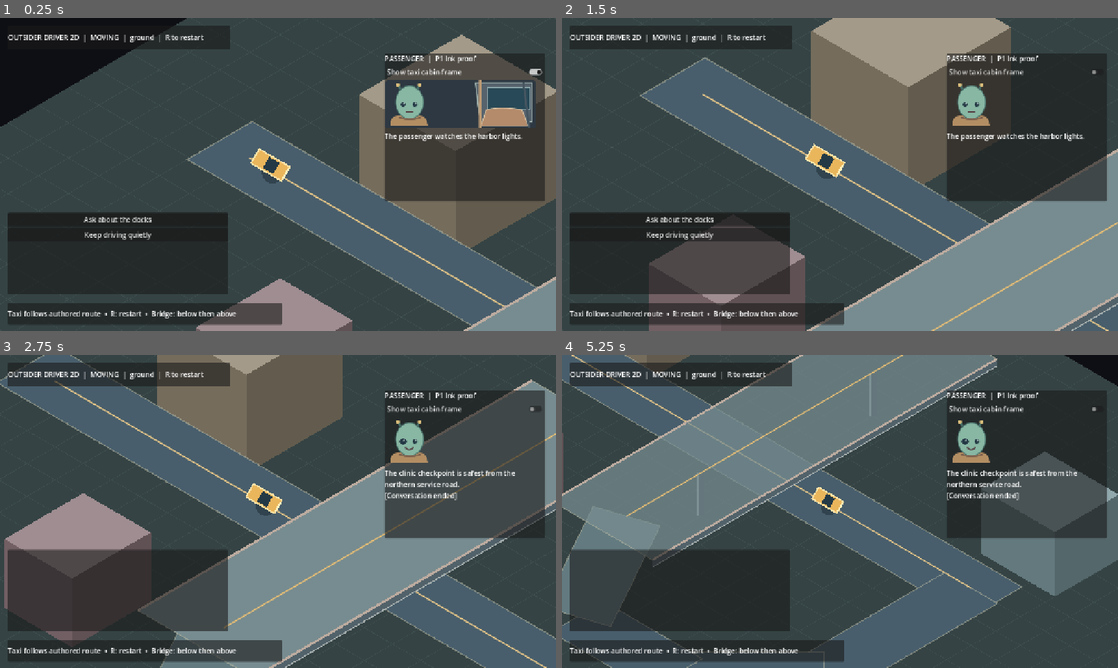
Above: before the commit, frames 1-4 (two rows, left to right).
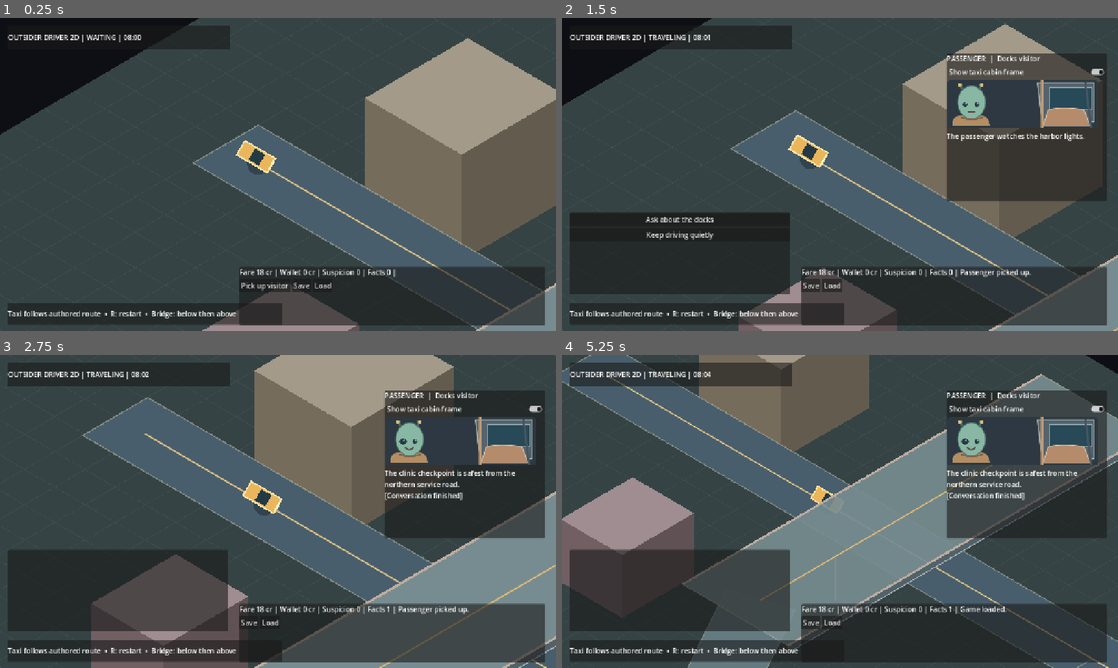
Above: after the commit, the same moments.

Repository: MohamedXIV/outsider-driver-2d
Game: Godot game, scene res://scenes/main.tscn
The game is run twice, just before and just after one commit, with the same random seed, the same clock (stepped at 60 frames per second) and the same inputs.
Inputs (mouse positions are in pixels of both pictures, inside the frame that each line leads up to):
- Up to frame 1 (0.25 s): no input
- Up to frame 2 (1.5 s): click (1029, 71) at 0.5 s, where only the run before the commit has a clickable "Show taxi cabin frame"; click (828, 284) at 1.25 s, where only the run after the commit has a clickable "Pick up visitor"
- Up to frame 3 (2.75 s): click "Ask about the docks" at 2 s
- Up to frame 4 (5.25 s): click (812, 621) at 2.75 s, where only the run after the commit has a clickable "Save"; click (834, 621) at 3.5 s, where only the run after the commit has a clickable "Load"; click "Show taxi cabin frame" at 4.25 s; click "Show taxi cabin frame" at 5 s

The runs differ from the first frame. In frame 1, 36% of the frame differs, in the area x 0-100%, y 0-100%; in frame 2, 45%; in frame 3, 56%; in frame 4, 61%.

Commit message:
P1.3: playable authored taxi ride, durable save and one-time fare
* feat(p1): authoritative taxi ride, social consequences and version-one save contract

* feat(p1): persist and restore exact Ink interpreter state with current dialogue frame

* feat(p1): wire pickup, travel, arrival-safe dropoff and save/load into active scene

* test(p1): verify authoritative ride, state restoration and actual Web journey

* fix(p1): disembark passenger and validate Web save recovery after reload

* feat(p1): authored arrival and strong Web reload/ride consequence acceptance

* ci(p1): expose canonical Ink output before source drift gate

* fix(p1): commit canonical inkjs-compiled arrival story

* docs(p1): record real native and Chromium authored-ride acceptance evidence

Diff:
--- a/scenes/main.tscn
+++ b/scenes/main.tscn
@@ -48,7 +48,7 @@
 
 [node name="PassengerTitle" type="Label" parent="HUD/PassengerPanel/PassengerBody"]
 layout_mode = 2
-text = "PASSENGER  |  P1 Ink proof"
+text = "PASSENGER  |  Docks visitor"
 
 
 [node name="FrameToggle" type="CheckButton" parent="HUD/PassengerPanel/PassengerBody"]
@@ -90,3 +90,35 @@
 
 [node name="ChoiceList" type="VBoxContainer" parent="HUD/ChoicePanel"]
 layout_mode = 2
+
+[node name="RideBar" type="PanelContainer" parent="HUD"]
+offset_left = 551.0
+offset_top = 573.0
+offset_right = 1255.0
+offset_bottom = 707.0
+
+[node name="RideContent" type="VBoxContainer" parent="HUD/RideBar"]
+layout_mode = 2
+
+[node name="RideState" type="Label" parent="HUD/RideBar/RideContent"]
+layout_mode = 2
+text = "Waiting for a shift."
+
+[node name="Actions" type="HBoxContainer" parent="HUD/RideBar/RideContent"]
+layout_mode = 2
+
+[node name="Pickup" type="Button" parent="HUD/RideBar/RideContent/Actions"]
+layout_mode = 2
+text = "Pick up visitor"
+
+[node name="Arrived" type="Button" parent="HUD/RideBar/RideContent/Actions"]
+layout_mode = 2
+text = "Talk at destination"
+
+[node name="Save" type="Button" parent="HUD/RideBar/RideContent/Actions"]
+layout_mode = 2
+text = "Save"
+
+[node name="Load" type="Button" parent="HUD/RideBar/RideContent/Actions"]
+layout_mode = 2
+text = "Load"
--- /dev/null
+++ b/scripts/game_session.gd
@@ -0,0 +1,111 @@
+class_name GameSession
+extends RefCounted
+
+# Canonical P1 ride state. UI, camera and Ink are consumers, never authorities.
+enum RidePhase { WAITING, TRAVELING, ARRIVED, COMPLETED }
+
+const PASSENGER_ID: String = "passenger:docks-visitor"
+const JOB_ID: String = "job:docks-night-clinic"
+const ROUTE_ID: String = "route:docks-clinic-overpass"
+const FARE_CREDITS: int = 18
+const START_MINUTE: float = 8.0 * 60.0
+
+var phase: RidePhase = RidePhase.WAITING
+var world_minutes: float = START_MINUTE
+var credits: int = 0
+var suspicion: int = 0
+var known_facts: Array[String] = []
+var applied_story_events: Array[String] = []
+var ride: TaxiRide
+
+
+func _init() -> void:
+	ride = _create_ride()
+
+
+func _create_ride() -> TaxiRide:
+	var route: Array[Vector3] = [
+		Vector3(-10, 0, 0), Vector3(-2, 0, 0), Vector3(3, 0, 0),
+		Vector3(10, 0, 0), Vector3(10, 0, 6), Vector3(7, 0, 9),
+		Vector3(3, 0, 9), Vector3(2, 1, 6), Vector3(2, 1, -6)
+	]
+	return TaxiRide.new(route)
+
+
+func pickup() -> bool:
+	if phase != RidePhase.WAITING:
+		return false
+	phase = RidePhase.TRAVELING
+	return true
+
+
+func advance(delta: float) -> void:
+	var elapsed: float = maxf(0.0, delta)
+	# Conversation never stops city time; only the taxi stops at arrival.
+	world_minutes += elapsed
+	if phase == RidePhase.TRAVELING:
+		ride.advance(elapsed)
+		if ride.is_finished():
+			phase = RidePhase.ARRIVED
+
+
+func apply_story_tags(event_id: String, tags: Array) -> void:
+	if event_id.is_empty() or applied_story_events.has(event_id):
+		return
+	applied_story_events.append(event_id)
+	for tag in tags:
+		var value: String = str(tag)
+		if value.begins_with("fact:"):
+			var id: String = value.trim_prefix("fact:")
+			if not id.is_empty() and not known_facts.has(id):
+				known_facts.append(id)
+		elif value.begins_with("suspicion:"):
+			suspicion = maxi(0, suspicion + int(value.trim_prefix("suspicion:")))
+
+
+func drop_off() -> bool:
+	if phase != RidePhase.ARRIVED:
+		return false
+	phase = RidePhase.COMPLETED
+	credits += FARE_CREDITS
+	return true
+
+
+func snapshot() -> Dictionary:
+	return {
+		"passenger_id": PASSENGER_ID,
+		"job_id": JOB_ID,
+		"route_id": ROUTE_ID,
+		"phase": int(phase),
+		"world_minutes": world_minutes,
+		"credits": credits,
+		"suspicion": suspicion,
+		"known_facts": known_facts.duplicate(),
+		"applied_story_events": applied_story_events.duplicate(),
+		"ride": ride.snapshot()
+	}
+
+
+func restore_snapshot(value: Dictionary) -> bool:
+	if value.get("passenger_id") != PASSENGER_ID 			or value.get("job_id") != JOB_ID or value.get("route_id") != ROUTE_ID:
+		return false
+	var restored_phase: int = int(value.get("phase", -1))
+	if restored_phase < 0 or restored_phase > int(RidePhase.COMPLETED):
+		return false
+	var fresh_ride: TaxiRide = _create_ride()
+	if not fresh_ride.restore_snapshot(value.get("ride", {})):
+		return false
+	if not value.get("known_facts", null) is Array 			or not value.get("applied_story_events", null) is Array:
+		return false
+	ride = fresh_ride
+	phase = restored_phase as RidePhase
+	world_minutes = float(value.get("world_minutes", START_MINUTE))
+	credits = maxi(0, int(value.get("credits", 0)))
+	suspicion = maxi(0, int(value.get("suspicion", 0)))
+	known_facts.clear()
+	for item in value["known_facts"]:
+		known_facts.append(str(item))
+	applied_story_events.clear()
+	for item in value["applied_story_events"]:
+		applied_story_events.append(str(item))
+	return true
--- a/scripts/main.gd
+++ b/scripts/main.gd
@@ -4,98 +4,199 @@
 @onready var _camera: Camera2D = $Camera2D
 @onready var _status: Label = $HUD/InfoPanel/InfoLabel
 @onready var _passenger_label: Label = $HUD/PassengerPanel/PassengerBody/PassengerText
+@onready var _passenger_panel: PanelContainer = $HUD/PassengerPanel
+@onready var _choice_panel: PanelContainer = $HUD/ChoicePanel
 @onready var _choice_list: VBoxContainer = $HUD/ChoicePanel/ChoiceList
 @onready var _portrait: PassengerPresenter = $HUD/PassengerPanel/PassengerBody/AvatarCanvas
 @onready var _frame_toggle: CheckButton = $HUD/PassengerPanel/PassengerBody/FrameToggle
-
+@onready var _ride_state: Label = $HUD/RideBar/RideContent/RideState
+@onready var _pickup_button: Button = $HUD/RideBar/RideContent/Actions/Pickup
+@onready var _arrival_button: Button = $HUD/RideBar/RideContent/Actions/Arrived
+@onready var _save_button: Button = $HUD/RideBar/RideContent/Actions/Save
+@onready var _load_button: Button = $HUD/RideBar/RideContent/Actions/Load
+
+const STORY_PATH: String = "res://stories/p1_probe.ink.json"
 const PRESENTATION_PREFS: String = "user://passenger_presentation.cfg"
 
-const INK_PROBE_PATH: String = "res://stories/p1_probe.ink.json"
+var _session: GameSession
 var _ink: InkBridge
-
-var _ride: TaxiRide
+var _notice: String = ""
 
 
 func _ready() -> void:
 	_initialize_presentation()
+	_pickup_button.pressed.connect(_on_pickup)
+	_arrival_button.pressed.connect(_on_arrived)
+	_save_button.pressed.connect(_on_save)
+	_load_button.pressed.connect(_on_load)
 	_restart()
-	# Godot is still registering children inside _ready. Ink's singleton is
-	# created only after the scene tree completes this initialization pass.
-	call_deferred("_start_ink")
 
 
 func _process(delta: float) -> void:
-	_ride.advance(delta)
-	var taxi_position: Vector3 = _ride.world_position()
-	var heading: Vector2 = _ride.screen_heading()
-	_world.taxi_world = taxi_position
+	_session.advance(delta)
+	var taxi_world: Vector3 = _session.ride.world_position()
+	var heading: Vector2 = _session.ride.screen_heading()
+	_world.taxi_world = taxi_world
 	_world.taxi_heading = heading
 	_world.queue_redraw()
-
-	# Camera look-ahead follows movement, but shows more context around the crossing.
-	var destination: Vector2 = IsoProjection.project(taxi_position) + heading * 80.0
+	var destination: Vector2 = IsoProjection.project(taxi_world) + heading * 80.0
 	var follow: float = 1.0 - exp(-delta * 2.8)
 	_camera.position = _camera.position.lerp(destination, follow)
-	var crossing_distance: float = Vector2(taxi_position.x - 2.0, taxi_position.z).length()
-	var target_zoom: float = 1.18 if crossing_distance < 5.0 or taxi_position.y > 0.05 else 1.45
+	var crossing_distance: float = Vector2(taxi_world.x - 2.0, taxi_world.z).length()
+	var target_zoom: float = 1.18 if crossing_distance < 5.0 or taxi_world.y > 0.05 else 1.45
 	_camera.zoom = _camera.zoom.lerp(Vector2.ONE * target_zoom, follow)
-
-	var height_label: String = "elevated" if taxi_position.y > 0.5 else "ground"
-	var state: String = "ARRIVED" if _ride.is_finished() else "MOVING"
-	_status.text = "OUTSIDER DRIVER 2D  |  %s  |  %s  |  R to restart" % [state, height_label]
+	_refresh_ui()
 
 
 func _unhandled_input(event: InputEvent) -> void:
 	if event is InputEventKey and event.pressed and not event.echo and event.keycode == KEY_R:
 		_restart()
-		_start_ink()
-
-
-func _start_ink() -> void:
-	var story_json: String = FileAccess.get_file_as_string(INK_PROBE_PATH)
+
+
+func _restart() -> void:
+	_session = GameSession.new()
+	_ink = null
+	_notice = ""
+	_passenger_label.text = "Pick up the visitor to begin."
+	_portrait.set_expression("neutral")
+	_camera.position = IsoProjection.project(_session.ride.world_position())
+	_refresh_ui()
+	if OS.has_feature("web"):
+		JavaScriptBridge.eval("document.documentElement.dataset.inkReady='false';document.documentElement.dataset.inkChoice='none'", true)
+
+
+func _on_pickup() -> void:
+	if not _session.pickup():
+		return
+	_notice = "Passenger picked up."
+	_start_ink()
+	_refresh_ui()
+
+
+func _start_ink(saved: Dictionary = {}) -> void:
+	var story_json: String = FileAccess.get_file_as_string(STORY_PATH)
 	if story_json.is_empty():
-		_passenger_label.text = "Compiled Ink is missing. Compile stories/p1_probe.ink first."
+		_passenger_label.text = "Missing authored Ink story."
 		return
 	_ink = InkBridge.new()
 	if not _ink.open_compiled(story_json, get_tree()):
-		_passenger_label.text = "Could not load the Ink story."
-		return
-	_portrait.set_expression("neutral")
-	_show_ink(_ink.advance())
+		_passenger_label.text = "Ink runtime could not load."
+		return
+	if not saved.is_empty() and _ink.restore_snapshot(saved):
+		_show_ink(_ink.current_frame())
+	else:
+		_show_ink(_ink.advance())
 	if OS.has_feature("web"):
 		JavaScriptBridge.eval("document.documentElement.dataset.inkReady='true'", true)
 
 
-func _show_ink(line: Dictionary) -> void:
-	_passenger_label.text = str(line["text"])
+func _show_ink(frame: Dictionary) -> void:
+	_passenger_label.text = str(frame["text"])
 	for child in _choice_list.get_children():
 		child.queue_free()
-	var options: Array = line["choices"]
-	for i in range(options.size()):
+	var options: Array = frame["choices"]
+	for index in range(options.size()):
 		var button: Button = Button.new()
-		button.text = str(options[i])
-		button.pressed.connect(_on_choice.bind(i))
+		button.text = str(options[index])
+		button.pressed.connect(_on_choice.bind(index))
 		_choice_list.add_child(button)
-	if options.is_empty() and bool(line["ended"]):
-		_passenger_label.text += "\n[Conversation ended]"
+	if options.is_empty() and bool(frame["ended"]):
+		_passenger_label.text += "\n[Conversation finished]"
 
 
 func _on_choice(index: int) -> void:
-	var consequence: Dictionary = _ink.choose(index)
-	_show_ink(consequence)
-	var tags: Array = consequence["tags"]
-	if tags.has("fact:docks-route"):
+	if _ink == null or _session.phase == GameSession.RidePhase.COMPLETED:
+		return
+	var choosing_arrival: bool = _ink.current_frame().get("tags", []).has("arrival:offer")
+	var result: Dictionary = _ink.choose(index)
+	var event_id: String = "first-ride:arrival-choice" if choosing_arrival else "first-ride:passenger-choice"
+	_session.apply_story_tags(event_id, result["tags"])
+	_show_ink(result)
+	if result["tags"].has("fact:docks-route"):
 		_portrait.set_expression("curious")
-	elif tags.has("suspicion:1"):
+	elif result["tags"].has("suspicion:1"):
 		_portrait.set_expression("uneasy")
+	if choosing_arrival and result["tags"].has("arrival:complete") and _session.drop_off():
+		_notice = "Passenger dropped off. Fare settled."
+		_on_save()
+	_refresh_ui()
 	if OS.has_feature("web"):
 		JavaScriptBridge.eval("document.documentElement.dataset.inkChoice='selected'", true)
 
 
+func _on_arrived() -> void:
+	if _session.phase != GameSession.RidePhase.ARRIVED or _ink == null:
+		return
+	# Player deliberately opens the short authored arrival scene, even if the
+	# earlier conversation was left unanswered. This never auto-cuts a line.
+	_show_ink(_ink.jump_to("arrival"))
+	_notice = "The visitor is ready to disembark."
+	_refresh_ui()
+
+
+func _on_save() -> void:
+	var ink_state: Dictionary = _ink.snapshot() if _ink != null else {}
+	_notice = "Game saved." if RideSave.save(_session, ink_state) else "Save failed."
+	_refresh_ui()
+
+
+func _on_load() -> void:
+	var payload: Dictionary = RideSave.load()
+	if payload.is_empty():
+		_notice = "No valid v1 save exists."
+		_refresh_ui()
+		return
+	var restored: GameSession = GameSession.new()
+	if not restored.restore_snapshot(payload["game"]):
+		_notice = "Save contains an invalid ride."
+		_refresh_ui()
+		return
+	if (restored.phase == GameSession.RidePhase.TRAVELING or restored.phase == GameSession.RidePhase.ARRIVED) and payload["ink"].is_empty():
+		_notice = "Save is missing its active conversation."
+		_refresh_ui()
+		return
+	_session = restored
+	_ink = null
+	if _session.phase == GameSession.RidePhase.TRAVELING or _session.phase == GameSession.RidePhase.ARRIVED:
+		_start_ink(payload["ink"])
+	_notice = "Game loaded."
+	_camera.position = IsoProjection.project(_session.ride.world_position())
+	_refresh_ui()
+
+
+func _refresh_ui() -> void:
+	_pickup_button.visible = _session.phase == GameSession.RidePhase.WAITING
+	var arrival_offered: bool = _ink != null and _ink.current_frame().get("tags", []).has("arrival:offer")
+	_arrival_button.visible = _session.phase == GameSession.RidePhase.ARRIVED and not arrival_offered
+	_passenger_panel.visible = _session.phase == GameSession.RidePhase.TRAVELING \
+			or _session.phase == GameSession.RidePhase.ARRIVED
+	_choice_panel.visible = _session.phase == GameSession.RidePhase.TRAVELING \
+			or _session.phase == GameSession.RidePhase.ARRIVED
+	var status_text: String = ["WAITING", "TRAVELING", "ARRIVED", "COMPLETED"][int(_session.phase)]
+	var minute_of_day: int = int(_session.world_minutes) % 1440
+	_status.text = "OUTSIDER DRIVER 2D | %s | %02d:%02d" % [
+		status_text, minute_of_day / 60, minute_of_day % 60
+	]
+	_ride_state.text = "Fare %d cr | Wallet %d cr | Suspicion %d | Facts %d | %s" % [
+		GameSession.FARE_CREDITS, _session.credits, _session.suspicion,
+		_session.known_facts.size(), _notice
+	]
+	if OS.has_feature("web"):
+		var phase_name: String = status_text.to_lower()
+		var web_state: String = "Object.assign(document.documentElement.dataset,{ridePhase:'%s',rideCredits:'%d',rideSuspicion:'%d',rideFacts:'%d',rideClock:'%.3f',passengerVisible:'%s',choiceVisible:'%s',choiceCount:'%d',arrivalOffer:'%s'})" % [
+			phase_name, _session.credits, _session.suspicion, _session.known_facts.size(),
+			_session.world_minutes, str(_passenger_panel.visible).to_lower(),
+			str(_choice_panel.visible).to_lower(),
+			_ink.current_frame().get("choices", []).size() if _ink != null else 0,
+			str(arrival_offered).to_lower()
+		]
+		JavaScriptBridge.eval(web_state, true)
+
+
 func _initialize_presentation() -> void:
-	var settings: ConfigFile = ConfigFile.new()
-	settings.load(PRESENTATION_PREFS)
-	var framed: bool = bool(settings.get_value("passenger", "framed", true))
+	var config: ConfigFile = ConfigFile.new()
+	config.load(PRESENTATION_PREFS)
+	var framed: bool = bool(config.get_value("passenger", "framed", true))
 	_frame_toggle.set_pressed_no_signal(framed)
 	_portrait.set_framed(framed)
 	_frame_toggle.toggled.connect(_on_frame_toggled)
@@ -104,11 +205,10 @@
 
 func _on_frame_toggled(framed: bool) -> void:
 	_portrait.set_framed(framed)
-	var settings: ConfigFile = ConfigFile.new()
-	settings.set_value("passenger", "framed", framed)
-	var result: Error = settings.save(PRESENTATION_PREFS)
-	if result != OK:
-		push_warning("Passenger presentation preferences could not be saved.")
+	var config: ConfigFile = ConfigFile.new()
+	config.set_value("passenger", "framed", framed)
+	if config.save(PRESENTATION_PREFS) != OK:
+		push_warning("Passenger presentation preference could not be saved.")
 	_publish_frame_mode(framed)
 
 
@@ -116,22 +216,3 @@
 	if OS.has_feature("web"):
 		var value: String = "framed" if framed else "avatar"
 		JavaScriptBridge.eval("document.documentElement.dataset.cabinFrame='%s'" % value, true)
-
-
-func _restart() -> void:
-	var points: Array[Vector3] = [
-		Vector3(-10, 0, 0),
-		Vector3(-2, 0, 0),
-		Vector3(3, 0, 0),  # Cross under elevated road at x=2.
-		Vector3(10, 0, 0),
-		Vector3(10, 0, 6),
-		Vector3(7, 0, 9),
-		Vector3(3, 0, 9),
-		Vector3(2, 1, 6),  # Authored ramp from level 0 to level 1.
-		Vector3(2, 1, -6), # Cross above the same ground road.
-	]
-	_ride = TaxiRide.new(points)
-	_world.taxi_world = _ride.world_position()
-	_world.taxi_heading = _ride.screen_heading()
-	_world.queue_redraw()
-	_camera.position = IsoProjection.project(_ride.world_position())
--- a/scripts/narrative/ink_bridge.gd
+++ b/scripts/narrative/ink_bridge.gd
@@ -5,6 +5,7 @@
 # Callers receive authored text/choices/tags; they own all gameplay consequences.
 var _runtime: Node
 var _story: InkStory
+var _last_frame: Dictionary = {}
 
 
 func open_compiled(json_text: String, scene_tree: SceneTree) -> bool:
@@ -16,6 +17,7 @@
 		scene_tree.root.add_child(existing)
 	_runtime = existing
 	_story = InkStory.new(json_text, _runtime)
+	_last_frame = {}
 	return _story != null
 
 
@@ -35,12 +37,13 @@
 	var options: Array[String] = []
 	for choice in _story.current_choices:
 		options.append(str(choice.text))
-	return {
+	_last_frame = {
 		"text": "\n".join(lines),
 		"tags": tags,
 		"choices": options,
 		"ended": options.is_empty() and not _story.can_continue
 	}
+	return _last_frame.duplicate(true)
 
 
 func choose(index: int) -> Dictionary:
@@ -48,3 +51,34 @@
 	assert(index >= 0 and index < _story.current_choices.size(), "Invalid Ink choice.")
 	_story.choose_choice_index(index)
 	return advance()
+
+
+func snapshot() -> Dictionary:
+	if _story == null:
+		return {}
+	return {
+		"runtime_state": _story.state.to_json(),
+		"frame": _last_frame.duplicate(true)
+	}
+
+
+func restore_snapshot(saved: Dictionary) -> bool:
+	if _story == null or not (saved.get("frame") is Dictionary):
+		return false
+	var json_text: String = str(saved.get("runtime_state", ""))
+	if json_text.is_empty():
+		return false
+	_story.state.load_json(json_text)
+	_last_frame = saved["frame"].duplicate(true)
+	return true
+
+
+func current_frame() -> Dictionary:
+	return _last_frame.duplicate(true)
+
+
+# An explicit player-initiated jump to an authored safe-exit knot.
+func jump_to(knot: String) -> Dictionary:
+	assert(_story != null, "No Ink story is open.")
+	_story.choose_path_string(knot)
+	return advance()
--- /dev/null
+++ b/scripts/ride_save.gd
@@ -0,0 +1,29 @@
+class_name RideSave
+extends RefCounted
+
+const SAVE_PATH: String = "user://outsider_driver_ride_v1.json"
+const VERSION: int = 1
+
+
+static func save(session: GameSession, ink: Dictionary, path: String = SAVE_PATH) -> bool:
+	var file: FileAccess = FileAccess.open(path, FileAccess.WRITE)
+	if file == null:
+		return false
+	file.store_string(JSON.stringify({
+		"schema_version": VERSION,
+		"game": session.snapshot(),
+		"ink": ink
+	}))
+	file.close()
+	return true
+
+
+static func load(path: String = SAVE_PATH) -> Dictionary:
+	if not FileAccess.file_exists(path):
+		return {}
+	var data: Variant = JSON.parse_string(FileAccess.get_file_as_string(path))
+	if not (data is Dictionary):
+		return {}
+	if data.get("schema_version", 0) != VERSION 			or not (data.get("game", null) is Dictionary) 			or not (data.get("ink", null) is Dictionary):
+		return {}
+	return data
--- a/scripts/taxi_ride.gd
+++ b/scripts/taxi_ride.gd
@@ -50,3 +50,22 @@
 	var from_screen: Vector2 = IsoProjection.project(_position)
 	var to_screen: Vector2 = IsoProjection.project(target)
 	return (to_screen - from_screen).normalized()
+
+
+func snapshot() -> Dictionary:
+	return {
+		"position": [_position.x, _position.y, _position.z],
+		"next_index": _next_index
+	}
+
+
+func restore_snapshot(value: Dictionary) -> bool:
+	var point: Variant = value.get("position", null)
+	var index: int = int(value.get("next_index", -1))
+	if not (point is Array) or point.size() != 3:
+		return false
+	if index < 1 or index > _points.size():
+		return false
+	_position = Vector3(float(point[0]), float(point[1]), float(point[2]))
+	_next_index = index
+	return true
--- a/stories/p1_probe.ink.json
+++ b/stories/p1_probe.ink.json
@@ -1 +1 @@
-{"inkVersion":21,"root":[["^The passenger watches the harbor …(392 unchanged characters)… ,{"#f":5}],"g-0":["done",null]}],"done",null],"listDefs":{}}
+{"inkVersion":21,"root":[["^The passenger watches the harbor …(392 unchanged characters)… ,{"#f":5}],"g-0":["done",null]}],"done",{"arrival":[["^The taxi idles outside the night clinic. The visitor looks toward the entrance.","\n","#","^arrival:offer","/#","ev","str","^We've arrived.","/str","/ev",{"*":".^.c-0","flg":20},"ev","str","^Take your time.","/str","/ev",{"*":".^.c-1","flg":20},{"c-0":["\n","#","^arrival:complete","/#","^\"Thank you, driver. The quiet road was a kindness.\"","\n","end",{"#f":5}],"c-1":["\n","#","^arrival:complete","/#","^\"Just one more breath. All right. Thank you.\"","\n","end",{"#f":5}]}],null]}],"listDefs":{}}
--- a/tests/test_ink.gd
+++ b/tests/test_ink.gd
@@ -13,6 +13,11 @@
 	var opening: Dictionary = bridge.advance()
 	assert(str(opening.text).contains("harbor lights"), "Story did not run.")
 	assert(opening.choices.size() == 2, "Expected two authored Ink choices.")
+	var resume_snapshot: Dictionary = bridge.snapshot()
+	var resume: InkBridge = InkBridge.new()
+	assert(resume.open_compiled(json_text, self))
+	assert(resume.restore_snapshot(resume_snapshot), "Failed restoring Ink interpreter state.")
+	assert(resume.current_frame().choices.size() == 2)
 	var first: Dictionary = bridge.choose(0)
 	assert(str(first.text).contains("clinic checkpoint"), "First Ink branch was not selected.")
 	assert(first.tags.has("fact:docks-route"), "Ink tag consequence missing.")
@@ -25,5 +30,20 @@
 	assert(str(second.text).contains("Quiet driver"), "Second Ink branch was not selected.")
 	assert(second.tags.has("suspicion:1"), "Second Ink consequence missing.")
 	assert(second.ended)
+	# Arriving with an unanswered dialogue choice is a valid, deliberate Ink safe exit.
+	var pending: InkBridge = InkBridge.new()
+	assert(pending.open_compiled(json_text, self))
+	assert(pending.advance().choices.size() == 2)
+	var arrival: Dictionary = pending.jump_to("arrival")
+	assert(arrival.tags.has("arrival:offer"), "Missing authored arrival prompt.")
+	assert(arrival.choices.size() == 2, "Arrival requires two authored exits.")
+	var arrival_save: Dictionary = pending.snapshot()
+	var resumed_arrival: InkBridge = InkBridge.new()
+	assert(resumed_arrival.open_compiled(json_text, self))
+	assert(resumed_arrival.restore_snapshot(arrival_save))
+	assert(resumed_arrival.current_frame().choices.size() == 2)
+	var goodbye: Dictionary = resumed_arrival.choose(0)
+	assert(goodbye.tags.has("arrival:complete"), "Authored exit must settle ride.")
+	assert(goodbye.ended)
 	print("P1_INK_NATIVE_PASS")
 	quit(0)
--- /dev/null
+++ b/tests/test_session.gd
@@ -0,0 +1,52 @@
+extends SceneTree
+
+func _initialize() -> void:
+	var state: GameSession = GameSession.new()
+	var start: Vector3 = state.ride.world_position()
+	state.advance(3.0)
+	assert(state.world_minutes > GameSession.START_MINUTE)
+	assert(state.ride.world_position() == start, "Taxi drove before pickup.")
+	assert(state.pickup())
+	assert(not state.pickup(), "Pickup must happen only once.")
+	state.advance(100.0)
+	assert(state.phase == GameSession.RidePhase.ARRIVED)
+	assert(state.ride.is_finished())
+	var world_clock: float = state.world_minutes
+	state.advance(5.0)
+	assert(state.world_minutes > world_clock, "World stopped during arrival.")
+	state.apply_story_tags("choice:docks", ["fact:docks-route", "suspicion:1"])
+	state.apply_story_tags("choice:docks", ["fact:docks-route", "suspicion:1"])
+	assert(state.known_facts == ["docks-route"])
+	assert(state.suspicion == 1, "Duplicate choice re-applied suspicion.")
+	assert(state.credits == 0)
+	assert(state.drop_off())
+	assert(not state.drop_off(), "Double dropoff allowed.")
+	assert(state.credits == GameSession.FARE_CREDITS)
+
+	var save_path: String = "user://p1-session-fixture.json"
+	assert(RideSave.save(state, {}, save_path))
+	var envelope: Dictionary = RideSave.load(save_path)
+	assert(envelope.get("schema_version") == 1)
+	var restored: GameSession = GameSession.new()
+	assert(restored.restore_snapshot(envelope["game"]))
+	assert(restored.phase == GameSession.RidePhase.COMPLETED)
+	assert(restored.credits == GameSession.FARE_CREDITS)
+	assert(restored.suspicion == 1)
+	assert(restored.known_facts.has("docks-route"))
+	assert(restored.ride.world_position() == state.ride.world_position())
+	assert(not restored.drop_off(), "Restore allowed double payment.")
+	var after_dropoff: float = restored.world_minutes
+	restored.advance(2.0)
+	assert(restored.world_minutes > after_dropoff, "Completed ride froze the world.")
+	var traveling: GameSession = GameSession.new()
+	assert(traveling.pickup())
+	traveling.advance(2.0)
+	var unfinished_path: String = "user://p1-unfinished-fixture.json"
+	assert(RideSave.save(traveling, {"runtime_state": "ink-state", "frame": {"choices": ["A", "B"]}}, unfinished_path))
+	var unfinished: GameSession = GameSession.new()
+	assert(unfinished.restore_snapshot(RideSave.load(unfinished_path)["game"]))
+	assert(unfinished.phase == GameSession.RidePhase.TRAVELING)
+	assert(unfinished.credits == 0 and unfinished.ride.world_position() == traveling.ride.world_position())
+
+	print("P1_SESSION_NATIVE_PASS")
+	quit(0)
Not shown, changed: stories/p1_probe.ink
Not shown, changed: .github/workflows/p1-ink.yml
Not shown, added: docs/P1_RIDE.md
Not shown, added: tests/web_ride_smoke.cjs
